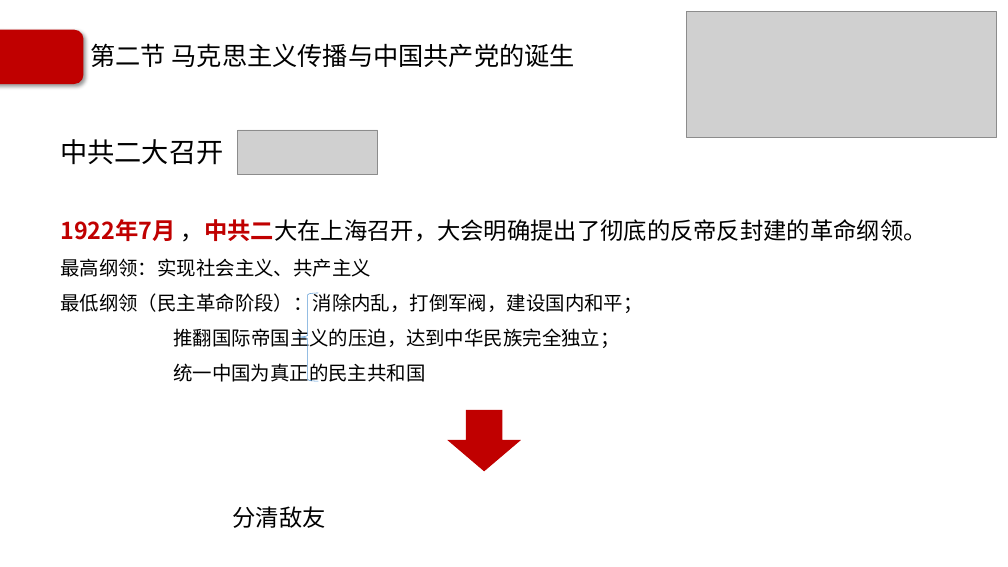
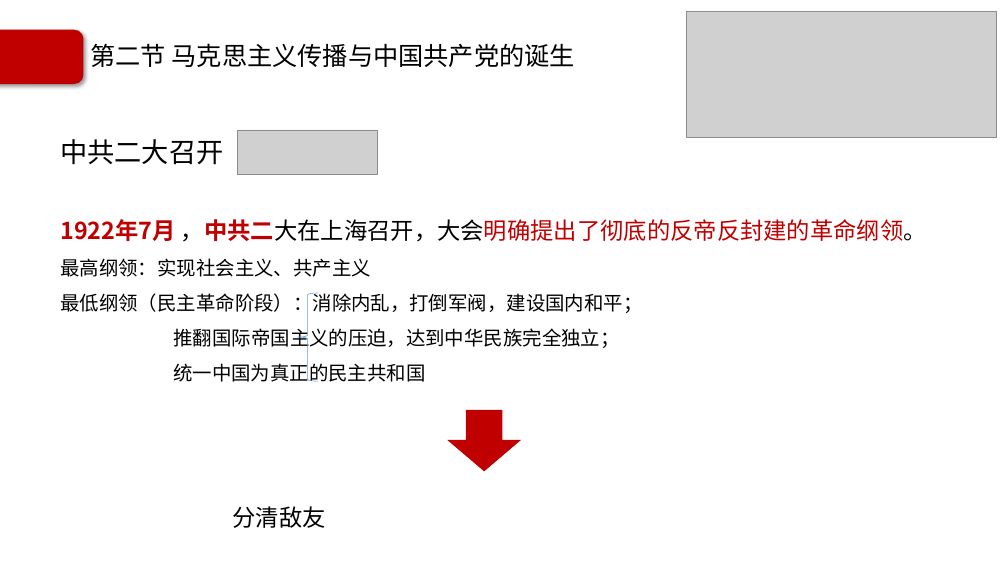
Before and after one commit to Call-me-zhy/tangtang, a slide deck: slide 40 of 5 中国近现代史纲要/课件/中国近现代史纲要精讲4.pptx (slide 38 before the commit). Drawn at 1008x567 pixels with LibreOffice and Linux fonts; fonts in the diff are those of the drawing; grey boxes stand for pictures; background and template pictures are left out. Boxes give left, top, right and bottom in pixels: in the first picture for what was removed or moved away, otherwise in the second. Text is boxed around its words. In the diff, an @@ line names an element or a change of style, - is before the commit and + after.

```diff
--- a/5 中国近现代史纲要/课件/中国近现代史纲要精讲4.pptx
+++ b/5 中国近现代史纲要/课件/中国近现代史纲要精讲4.pptx
@@ text at <box>60,219,927,242</box>: text colour #000000 to #C00000 in "，中共二大在上海召开，大会明确提出了彻底的反帝反封建的革命纲领。" @@
```
Also in this commit, not shown: 8 other slides changed, 2 slides added, 7 other files.
